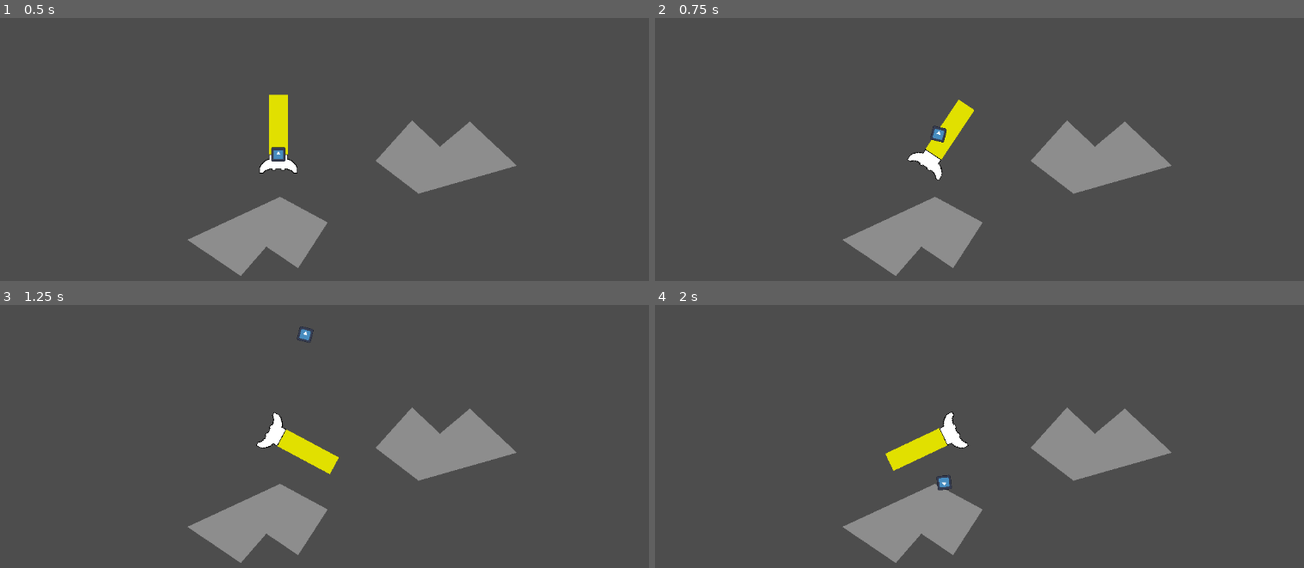
Above: before the commit, frames 1-4 (two rows, left to right).
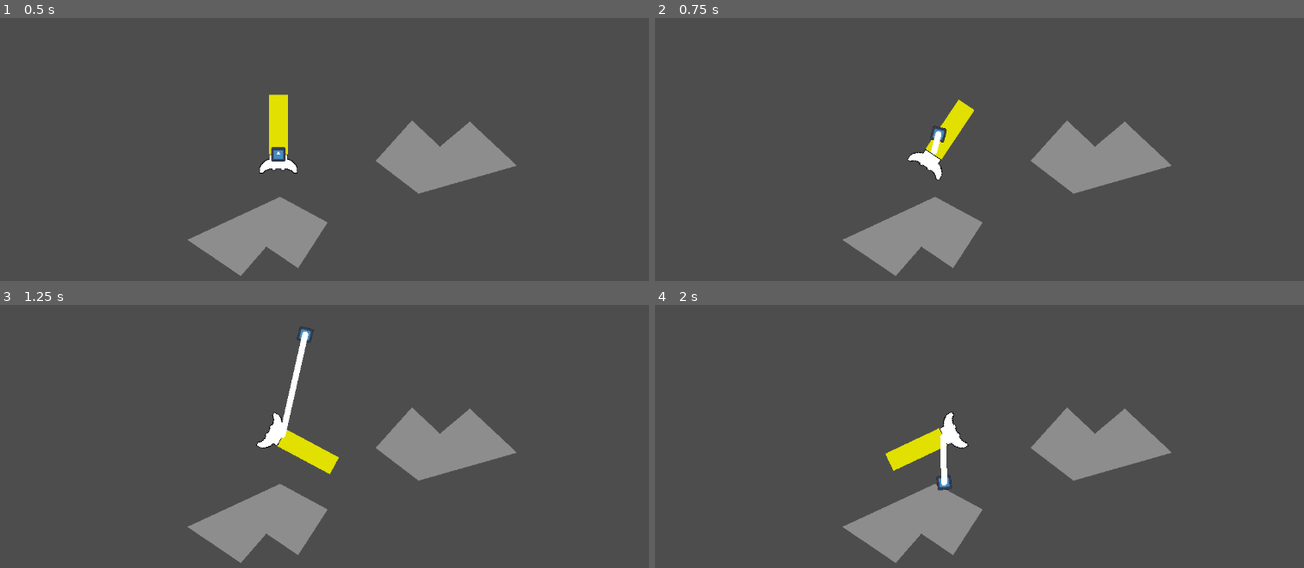
Above: after the commit, the same moments.

Repository: CWmain/SpaceJunkGame
Game: Godot game, scene res://Objects/Test_Scene.tscn
The game is run twice, just before and just after one commit, with the same random seed, the same clock (stepped at 60 frames per second) and the same inputs. The engine's default icon, where the game draws it, is replaced by a stand-in: a white triangle on a blue panel in a dark square.
Inputs (mouse positions are in pixels of both pictures, inside the frame that each line leads up to):
- Up to frame 1 (0.5 s): no input
- Up to frame 2 (0.75 s): tap Enter at 0.5 s; move the mouse to (outside the picture) at 0.52 s; hold D (TurnRight) from 0.53 s (still down); tap T (Tether) at 0.6 s
- Up to frame 3 (1.25 s): keep holding D (TurnRight); tap W (Accelerate) at 0.77 s
- Up to frame 4 (2 s): keep holding D (TurnRight); move the mouse to (1206, 554) at 1.27 s; click (1206, 554) at 1.35 s; tap W (Accelerate) at 1.52 s; tap T (Tether) at 1.55 s

Frame 1 is identical in both runs. In frame 2, less than 0.1% of the frame differs, in the area x 42-45%, y 42-52%; in frame 3, 0.4%, in the area x 43-48%, y 10-51%; in frame 4, 0.2%.

Commit message:
Have a visual line from ship to tether hook, small visual glitch when detatching, but good enough to move on i think

Diff:
--- a/Objects/tether/tether.gd
+++ b/Objects/tether/tether.gd
@@ -10,10 +10,15 @@
 
 @onready var tether_hook = $"."
 @onready var los = $LOS
+@onready var tether_line = $TetherLine
 
 func _physics_process(_delta):
 	# Set raycast so it is always pointing to player ship
 	los.set_target_position(to_local(player_rocket.position))
+
+	# Set tether graphic to always attach to player ship
+	var pointsToShip = PackedVector2Array([Vector2(0,0),to_local(player_rocket.position)])
+	tether_line.set_points(pointsToShip)
 
 	# State where tether hook is shot and is travelling
 	if (active):
--- a/Objects/tether/tether.tscn
+++ b/Objects/tether/tether.tscn
@@ -21,4 +21,9 @@
 [node name="CollisionShape2D" type="CollisionShape2D" parent="."]
 shape = SubResource("CircleShape2D_o7f8s")
 
+[node name="TetherLine" type="Line2D" parent="."]
+points = PackedVector2Array(0, 0, 100, 0)
+begin_cap_mode = 2
+end_cap_mode = 2
+
 [connection signal="body_entered" from="." to="." method="_on_body_entered"]
